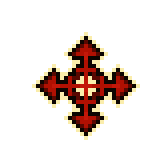
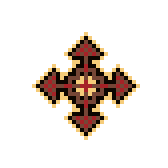
Layer changes from the first 168×168 image to the second:
painted on "border" over [32, 32, 140, 140]
painted on "pointer" over [40, 40, 132, 132]
